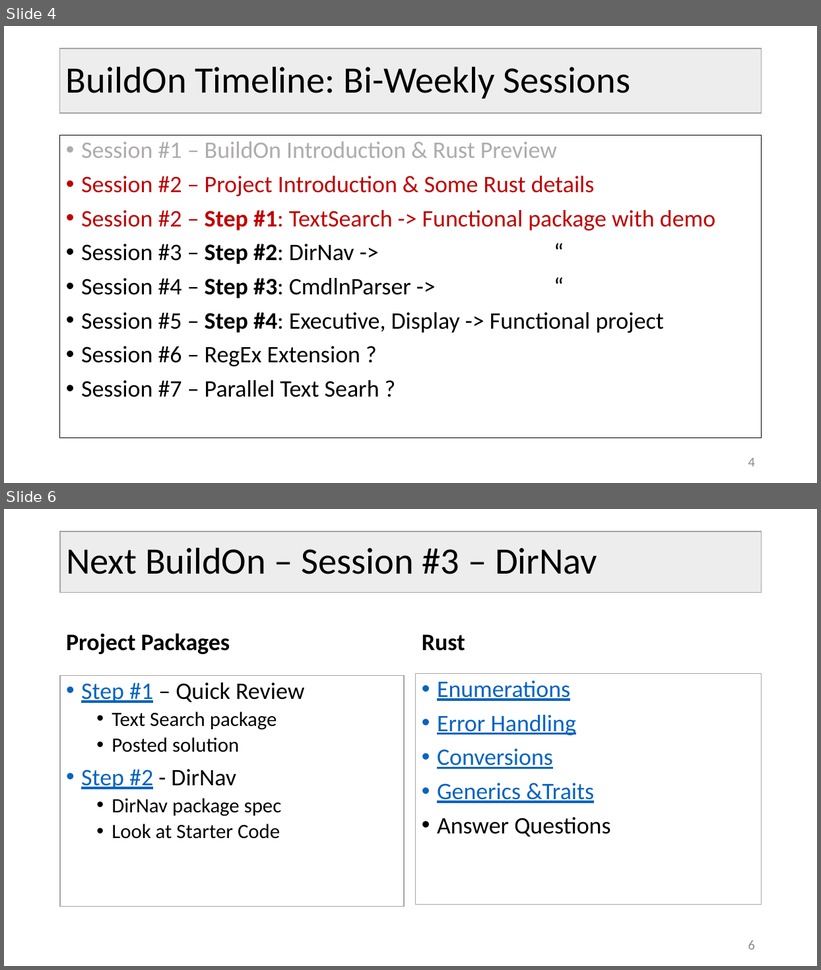
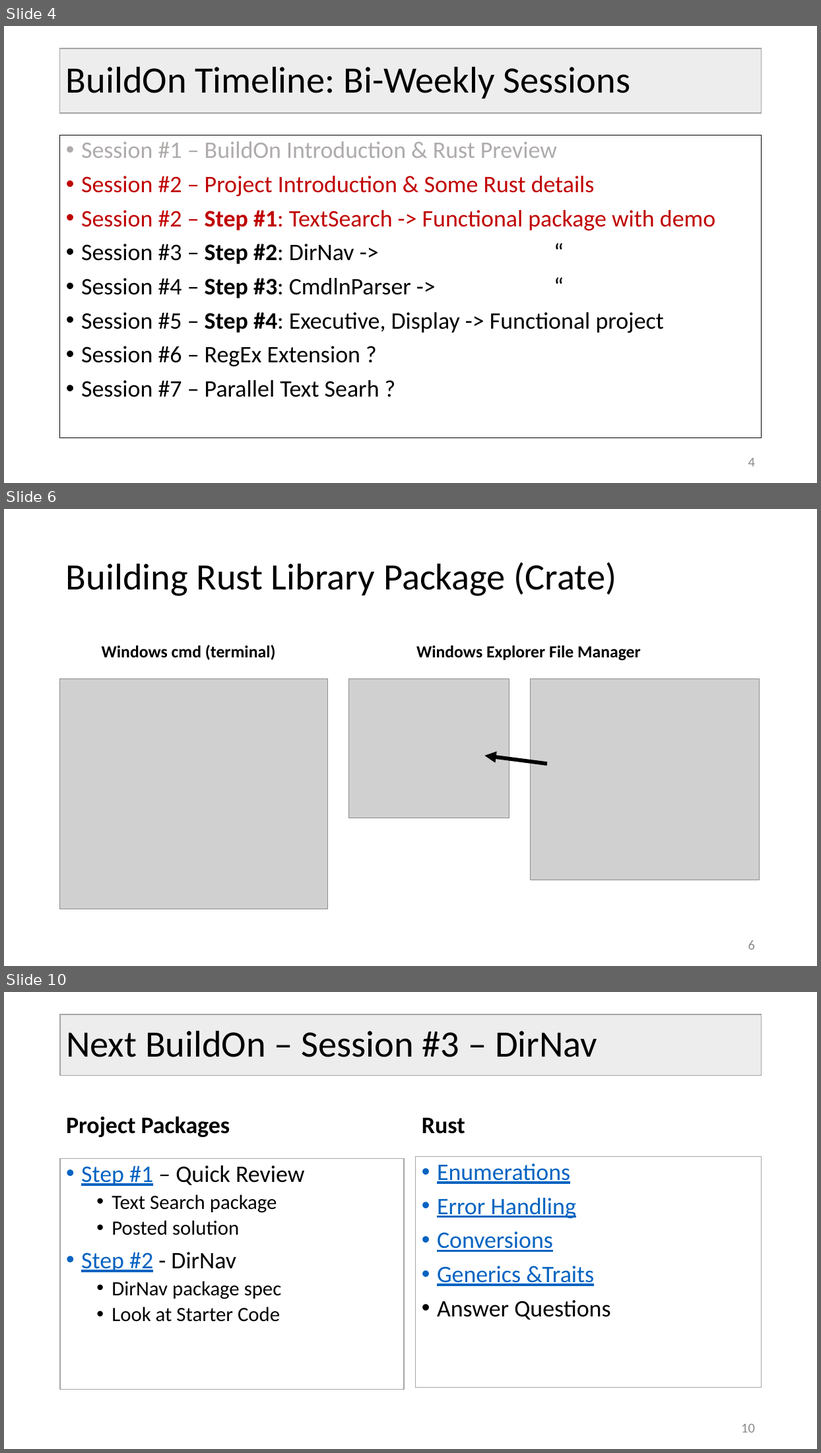
Before and after one commit to JimFawcett/BuildOn, a slide deck: Build-On-2.pptx. Shown one above the other, each under a label of ours: slides 4 and 6 before the commit, slides 4, 6 and 10 after it; the slides between them are not shown. The pictures are 821x970 and 821x1453 pixels, drawn with LibreOffice and Linux fonts; fonts in the diff are those of the drawing; grey boxes stand for pictures. Boxes give left, top, right and bottom in pixels: in the first picture for what was removed or moved away, otherwise in the second. Text is boxed around its words. In the diff, an @@ line names an element or a change of style, - is before the commit and + after.

```diff
--- a/Build-On-2.pptx
+++ b/Build-On-2.pptx
@@ slide 6 added at <box>4,509,817,966</box>, background #FFFFFF @@
@@ title added at <box>66,562,617,596</box>, 44 pt, text #000000 @@
+Building Rust Library Package (Crate)
@@ text added at <box>102,645,276,660</box>, 20 pt, text #000000, bold @@
+Windows cmd (terminal)
@@ text added at <box>416,646,641,661</box>, 20 pt, text #000000, bold @@
+Windows Explorer File Manager
@@ picture added at <box>60,679,329,909</box> @@
@@ picture added at <box>349,679,509,819</box> @@
@@ picture added at <box>531,679,760,881</box> @@
@@ arrow added from (547, 764) to (484, 756), #000000 4.5 pt @@
@@ page number added at <box>748,941,755,950</box>, 16 pt, text #8C8C8C @@
+6
@@ what was slide 6 is now slide 10 @@
@@ page number at <box>741,1424,755,1433</box>: text changed @@
-6
+10
```
Also in this commit, not shown: 1 slide changed, 3 other slides added, 1 other file.
